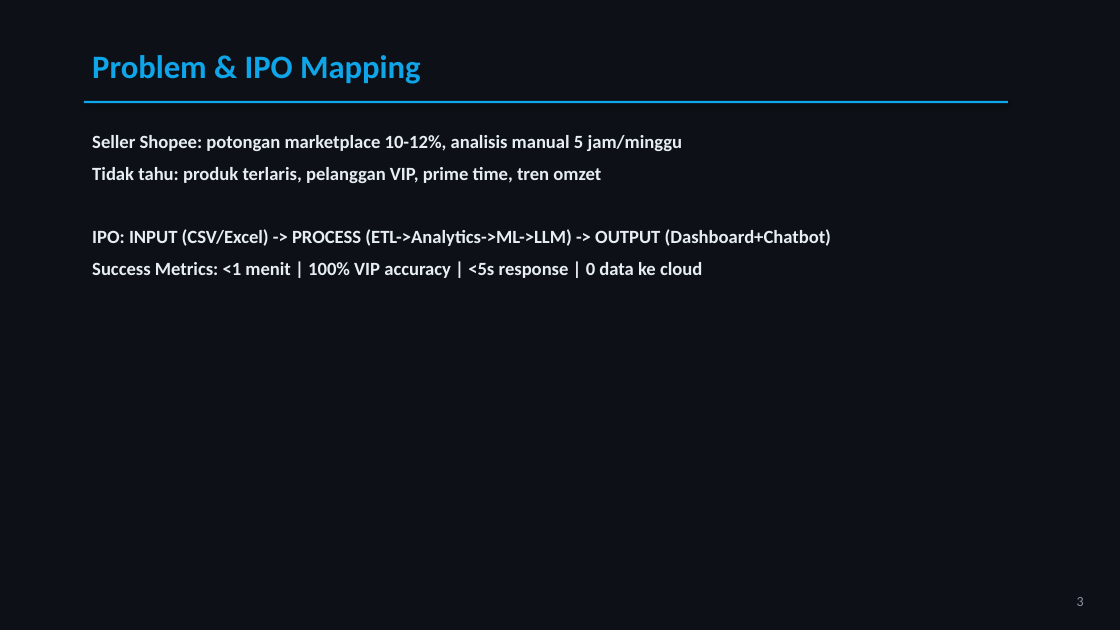
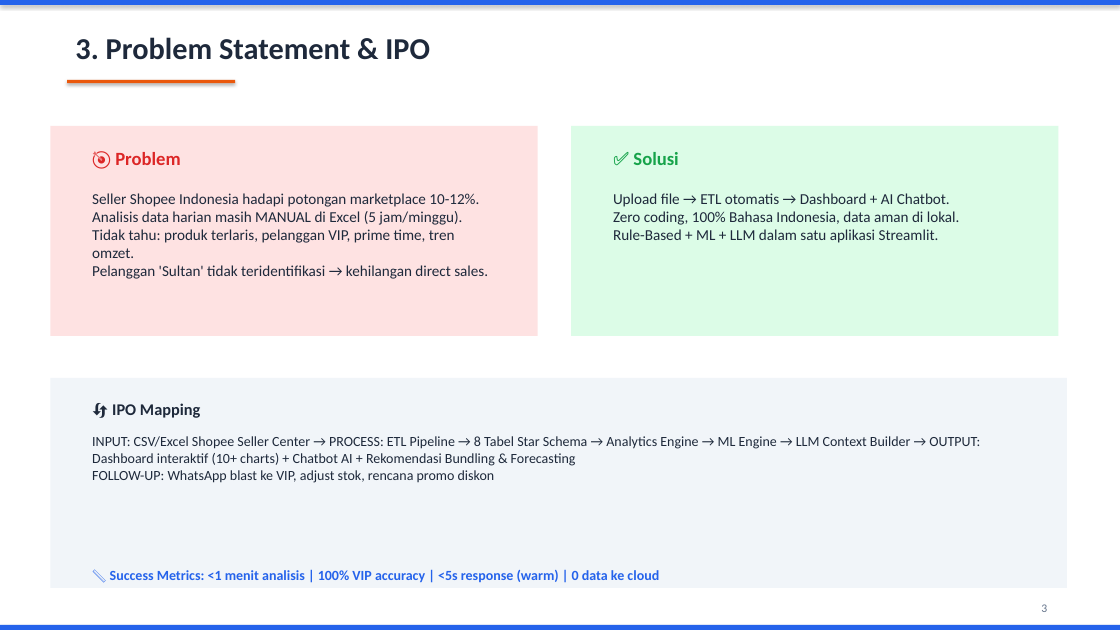
Before and after one commit to bakadenir/databuddy, a slide deck: slide 3 of Presentasi_UAS_AI04_DataBuddy.pptx. Drawn at 1120x630 pixels with LibreOffice and Linux fonts; fonts in the diff are those of the drawing. Boxes give left, top, right and bottom in pixels: in the first picture for what was removed or moved away, otherwise in the second. Text is boxed around its words. In the diff, an @@ line names an element or a change of style, - is before the commit and + after.

Commit message:
feat: redesign PPT with white background, card layout, 12 slides

```diff
--- a/Presentasi_UAS_AI04_DataBuddy.pptx
+++ b/Presentasi_UAS_AI04_DataBuddy.pptx
@@ background #0D1117 to #FFFFFF @@
@@ rectangle added at bbox=[0, 0, 1120, 5], fill #2563EB @@
@@ text at bbox=[75, 37, 430, 60]: text changed; size 28 to 26 pt; text colour #0EA5E9 to #1E293B @@
-Problem & IPO Mapping
+3. Problem Statement & IPO
@@ rectangle added at bbox=[67, 80, 235, 83], fill #EA580C @@
@@ rectangle added at bbox=[50, 126, 538, 336], fill #FEE2E2 @@
@@ text removed at bbox=[92, 135, 831, 278] @@
-Seller Shopee: potongan marketplace 10-12%, analisis manual 5 jam/minggu
-Tidak tahu: produk terlaris, pelanggan VIP, prime time, tren omzet
-IPO: INPUT (CSV/Excel) -> PROCESS (ETL->Analytics->ML->LLM) -> OUTPUT (Dashboard+Chatbot)
-Success Metrics: <1 menit | 100% VIP accuracy | <5s response | 0 data ke cloud
@@ rectangle added at bbox=[571, 126, 1059, 336], fill #DCFCE7 @@
@@ text added at bbox=[115, 152, 180, 165], 16 pt, text #DC2626, bold @@
+🎯 Problem
@@ text added at bbox=[633, 152, 678, 165], 16 pt, text #16A34A, bold @@
+✅ Solusi
@@ text added at bbox=[92, 193, 488, 279], 13 pt, text #1E293B @@
+Seller Shopee Indonesia hadapi potongan marketplace 10-12%.
+Analisis data harian masih MANUAL di Excel (5 jam/minggu).
+Tidak tahu: produk terlaris, pelanggan VIP, prime time, tren omzet.
+Pelanggan 'Sultan' tidak teridentifikasi → kehilangan direct sales.
@@ text added at bbox=[613, 193, 960, 243], 13 pt, text #1E293B @@
+Upload file → ETL otomatis → Dashboard + AI Chatbot.
+Zero coding, 100% Bahasa Indonesia, data aman di lokal.
+Rule-Based + ML + LLM dalam satu aplikasi Streamlit.
@@ rectangle added at bbox=[50, 378, 1067, 588], fill #F1F5F9 @@
@@ text added at bbox=[112, 403, 200, 418], 14 pt, text #1E293B, bold @@
+🔄 IPO Mapping
@@ text added at bbox=[92, 436, 980, 483], 12 pt, text #1E293B @@
+INPUT: CSV/Excel Shopee Seller Center → PROCESS: ETL Pipeline → 8 Tabel Star Schema → Analytics Engine → ML Engine → LLM Context Builder → OUTPUT: Dashboard interaktif (10+ charts) + Chatbot AI + Rekomendasi Bundling & Forecasting
+FOLLOW-UP: WhatsApp blast ke VIP, adjust stok, rencana promo diskon
@@ text added at bbox=[110, 570, 659, 583], 12 pt, text #2563EB, bold @@
+📏 Success Metrics: <1 menit analisis | 100% VIP accuracy | <5s response (warm) | 0 data ke cloud
@@ text "3": place and size @@
-text "3" at bbox=[1077, 597, 1084, 606]
+text "3" at bbox=[1041, 604, 1047, 612]
@@ text "3" at bbox=[1041, 604, 1047, 612]: size 12 to 10 pt, text colour #8B949E to #64748B; alignment right to left @@
@@ rectangle: place and size @@
-rectangle at bbox=[84, 101, 1008, 103]
+rectangle at bbox=[0, 625, 1120, 630]
@@ rectangle at bbox=[0, 625, 1120, 630]: fill #0EA5E9 to #2563EB @@
```
Also in this commit, not shown: 11 other slides changed.
